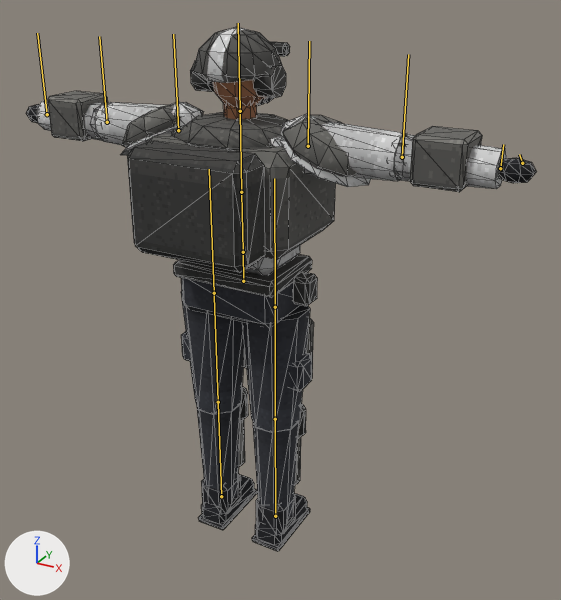
Renders of the glTF model assets/models/crew/bulwark.glb from each side of a commit.
One viewpoint serves both versions: a camera (50 mm lens) standing at (1.34, -2.17, 2.11) and looking at (0.08, 0.12, 0.97). The lights are fixed; the arrows at lower left show +X, +Y and +Z. The older version comes first. The bones that bend it are drawn over the model as lines. Mesh edges are drawn as thin lines.

In view in the first picture: 'body'.
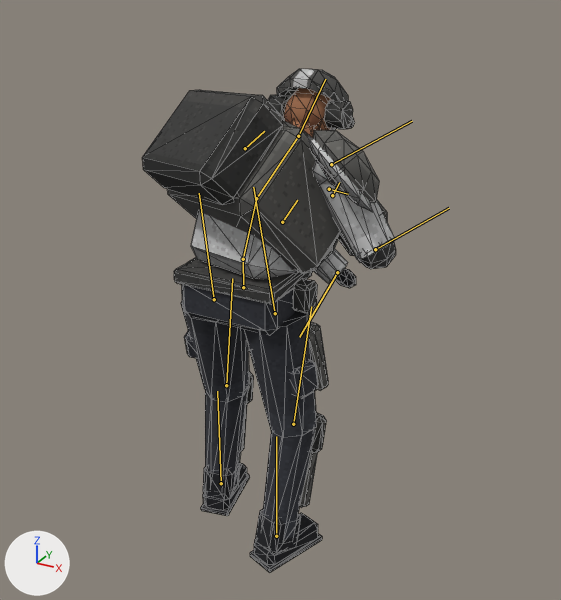
The newer file adds an action. The first version stands in its rest pose; the second is drawn at frame 0 of the action 'aim_shotgun_d60'.

Pixel boxes (x1, y1, x2, y2) of what changed, in the pictures (561 x 600 px):
'body', posed (50% narrower)
    before: (26, 27, 536, 551)
    after: (142, 69, 396, 572)
bone 'hips', root to tip
    before: (243, 281) to (243, 252)
    after: (243, 287) to (243, 259)
bone 'spine', root to tip
    before: (243, 252) to (241, 192)
    after: (243, 259) to (256, 198)
bone 'chest', root to tip
    before: (241, 192) to (240, 111)
    after: (256, 198) to (298, 136)
bone 'head', root to tip
    before: (240, 111) to (238, 23)
    after: (298, 136) to (325, 79)
bone 'upper_arm_l', root to tip
    before: (178, 130) to (173, 34)
    after: (245, 148) to (264, 131)
bone 'forearm_l', root to tip
    before: (107, 122) to (99, 36)
    after: (282, 222) to (297, 200)
bone 'hand_l', root to tip
    before: (47, 114) to (37, 33)
    after: (337, 272) to (299, 337)
bone 'upper_arm_r', root to tip
    before: (308, 146) to (309, 41)
    after: (331, 164) to (412, 121)
bone 'forearm_r', root to tip
    before: (402, 157) to (408, 54)
    after: (375, 249) to (449, 208)
bone 'hand_r', root to tip
    before: (500, 168) to (503, 144)
    after: (329, 189) to (348, 194)
bone 'thigh_l', root to tip
    before: (214, 293) to (209, 169)
    after: (214, 299) to (199, 193)
bone 'shin_l', root to tip
    before: (218, 402) to (214, 295)
    after: (226, 385) to (232, 278)
bone 'foot_l', root to tip
    before: (221, 496) to (218, 402)
    after: (221, 483) to (217, 391)
bone 'thigh_r', root to tip
    before: (275, 307) to (274, 178)
    after: (275, 313) to (253, 187)
bone 'shin_r', root to tip
    before: (275, 419) to (275, 309)
    after: (293, 424) to (311, 306)
bone 'foot_r', root to tip
    before: (275, 516) to (275, 419)
    after: (276, 536) to (276, 436)

Patch to the scene script:
```diff
--- a/assets/models/crew/bulwark.glb.py
+++ b/assets/models/crew/bulwark.glb.py
@@ bone_hips @@
 bone_hips = bpy.data.objects['bulwark'].pose.bones['hips']
-bone_hips.location = (0.0, 0.0, 0.0)
+bone_hips.location = (0.0, -0.025, 0.0)
@@ bone_spine @@
 bone_spine = bpy.data.objects['bulwark'].pose.bones['spine']  # child of 'hips'
-bone_spine.rotation_quaternion = (1.0, 0.0, 0.0, 0.0)  # degrees (0, 0, 0)
+bone_spine.rotation_quaternion = (0.979, -0.174, -0.107, -0.019)  # degrees (-20, -13, 0)
@@ bone_chest @@
 bone_chest = bpy.data.objects['bulwark'].pose.bones['chest']  # child of 'spine'
-bone_chest.rotation_quaternion = (1.0, 0.0, 0.0, 0.0)  # degrees (0, 0, 0)
+bone_chest.rotation_quaternion = (0.969, -0.222, -0.106, -0.024)  # degrees (-26, -13, 0)
@@ bone_head @@
 bone_head = bpy.data.objects['bulwark'].pose.bones['head']  # child of 'chest'
-bone_head.rotation_quaternion = (1.0, 0.0, 0.0, 0.0)  # degrees (0, 0, 0)
+bone_head.rotation_quaternion = (0.976, -0.039, 0.167, 0.132)  # degrees (-2, 20, 15)
@@ bone_upper_arm_l @@
 bone_upper_arm_l = bpy.data.objects['bulwark'].pose.bones['upper_arm_l']  # child of 'chest'
-bone_upper_arm_l.rotation_quaternion = (1.0, 0.0, 0.0, 0.0)  # degrees (0, 0, 0)
+bone_upper_arm_l.rotation_quaternion = (0.595, 0.088, -0.661, 0.449)  # degrees (-77, -60, 123)
@@ bone_forearm_l @@
 bone_forearm_l = bpy.data.objects['bulwark'].pose.bones['forearm_l']  # child of 'upper_arm_l'
-bone_forearm_l.rotation_quaternion = (1.0, 0.0, 0.0, 0.0)  # degrees (0, 0, 0)
+bone_forearm_l.rotation_quaternion = (0.983, 0.0, -0.185, 0.0)  # degrees (0, -21, 0)
@@ bone_hand_l @@
 bone_hand_l = bpy.data.objects['bulwark'].pose.bones['hand_l']  # child of 'forearm_l'
-bone_hand_l.rotation_quaternion = (1.0, 0.0, 0.0, 0.0)  # degrees (0, 0, 0)
+bone_hand_l.rotation_quaternion = (0.48, 0.84, -0.202, -0.15)  # degrees (120, 3, -29)
@@ bone_upper_arm_r @@
 bone_upper_arm_r = bpy.data.objects['bulwark'].pose.bones['upper_arm_r']  # child of 'chest'
-bone_upper_arm_r.rotation_quaternion = (1.0, 0.0, 0.0, 0.0)  # degrees (0, 0, 0)
+bone_upper_arm_r.rotation_quaternion = (0.838, -0.088, 0.492, -0.219)  # degrees (-36, 52, -47)
@@ bone_forearm_r @@
 bone_forearm_r = bpy.data.objects['bulwark'].pose.bones['forearm_r']  # child of 'upper_arm_r'
-bone_forearm_r.rotation_quaternion = (1.0, 0.0, 0.0, 0.0)  # degrees (0, 0, 0)
+bone_forearm_r.rotation_quaternion = (0.285, 0.0, 0.959, 0.0)  # degrees (0, 147, 0)
@@ bone_hand_r @@
 bone_hand_r = bpy.data.objects['bulwark'].pose.bones['hand_r']  # child of 'forearm_r'
-bone_hand_r.rotation_quaternion = (1.0, 0.0, 0.0, 0.0)  # degrees (0, 0, 0)
+bone_hand_r.rotation_quaternion = (0.497, 0.37, -0.768, 0.159)  # degrees (-15, -118, 61)
@@ bone_thigh_l @@
 bone_thigh_l = bpy.data.objects['bulwark'].pose.bones['thigh_l']  # child of 'hips'
-bone_thigh_l.rotation_quaternion = (1.0, 0.0, 0.0, 0.0)  # degrees (0, 0, 0)
+bone_thigh_l.rotation_quaternion = (0.983, 0.147, 0.101, -0.033)  # degrees (17, 12, -2)
@@ bone_shin_l @@
 bone_shin_l = bpy.data.objects['bulwark'].pose.bones['shin_l']  # child of 'thigh_l'
-bone_shin_l.rotation_quaternion = (1.0, 0.0, 0.0, 0.0)  # degrees (0, 0, 0)
+bone_shin_l.rotation_quaternion = (0.977, -0.214, 0.0, 0.0)  # degrees (-25, 0, 0)
@@ bone_foot_l @@
 bone_foot_l = bpy.data.objects['bulwark'].pose.bones['foot_l']  # child of 'shin_l'
-bone_foot_l.rotation_quaternion = (1.0, 0.0, 0.0, 0.0)  # degrees (0, 0, 0)
+bone_foot_l.rotation_quaternion = (0.998, 0.065, -0.001, 0.018)  # degrees (7, 0, 2)
@@ bone_thigh_r @@
 bone_thigh_r = bpy.data.objects['bulwark'].pose.bones['thigh_r']  # child of 'hips'
-bone_thigh_r.rotation_quaternion = (1.0, 0.0, 0.0, 0.0)  # degrees (0, 0, 0)
+bone_thigh_r.rotation_quaternion = (0.982, 0.046, -0.17, 0.06)  # degrees (4, -20, 6)
@@ bone_shin_r @@
 bone_shin_r = bpy.data.objects['bulwark'].pose.bones['shin_r']  # child of 'thigh_r'
-bone_shin_r.rotation_quaternion = (1.0, 0.0, 0.0, 0.0)  # degrees (0, 0, 0)
+bone_shin_r.rotation_quaternion = (0.981, -0.194, 0.0, 0.0)  # degrees (-22, 0, 0)
@@ bone_foot_r @@
 bone_foot_r = bpy.data.objects['bulwark'].pose.bones['foot_r']  # child of 'shin_r'
-bone_foot_r.rotation_quaternion = (1.0, 0.0, 0.0, 0.0)  # degrees (0, 0, 0)
+bone_foot_r.rotation_quaternion = (0.989, 0.14, 0.007, -0.051)  # degrees (16, 2, -6)
```
